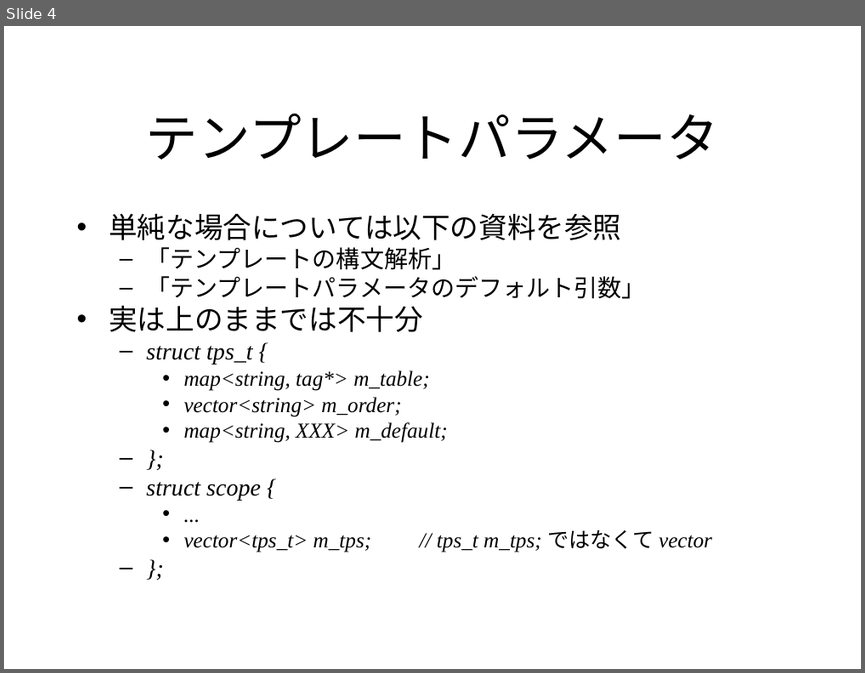
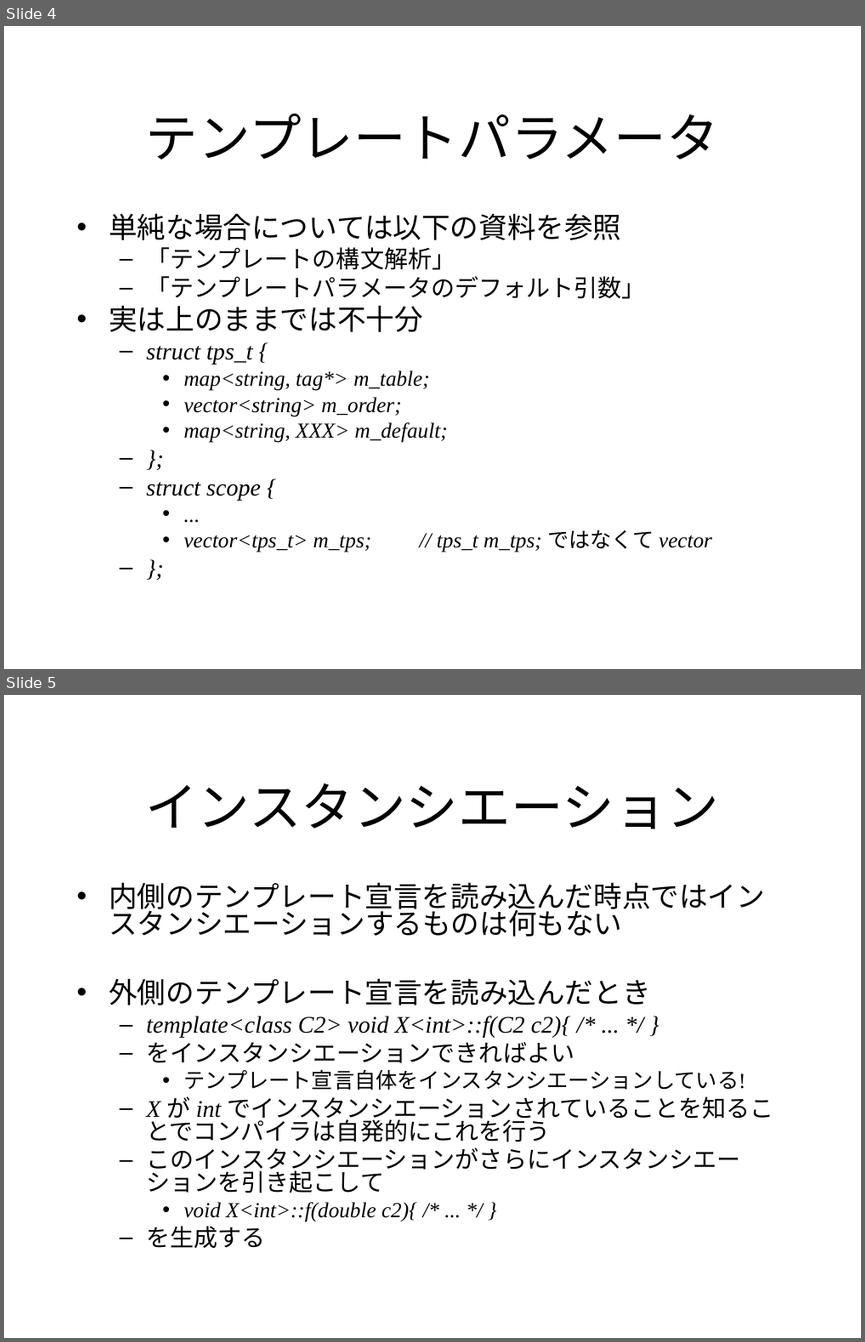
Before and after one commit to KeiHasegawa/cxx_doc, a slide deck: 23_class_temp_mem_templ.ppt. Shown one above the other, each under a label of ours: slide 4 before the commit, slides 4 and 5 after it. The pictures are 865x673 and 865x1342 pixels, drawn with LibreOffice and Linux fonts; fonts in the diff are those of the drawing. Boxes give left, top, right and bottom in pixels: in the first picture for what was removed or moved away, otherwise in the second. Text is boxed around its words. In the diff, an @@ line names an element or a change of style, - is before the commit and + after.

```diff
--- a/23_class_temp_mem_templ.ppt
+++ b/23_class_temp_mem_templ.ppt
@@ slide 5 added at box(4, 695, 861, 1338), background #FFFFFF @@
@@ title added at box(145, 783, 719, 829), 44 pt, text #000000 @@
+インスタンシエーション
@@ text added at box(109, 882, 774, 1247), 20 pt, text #000000 @@
+• 内側のテンプレート宣言を読み込んだ時点ではインスタンシエーションするものは何もない
+• 外側のテンプレート宣言を読み込んだとき
+  – template<class C2> void X<int>::f(C2 c2){ /* ... */ }
+  – をインスタンシエーションできればよい
+    • テンプレート宣言自体をインスタンシエーションしている!
+  – X が int でインスタンシエーションされていることを知ることでコンパイラは自発的にこれを行う
+  – このインスタンシエーションがさらにインスタンシエーションを引き起こして
+    • void X<int>::f(double c2){ /* ... */ }
+  – を生成する
```
Also in this commit, not shown: 1 other file.
